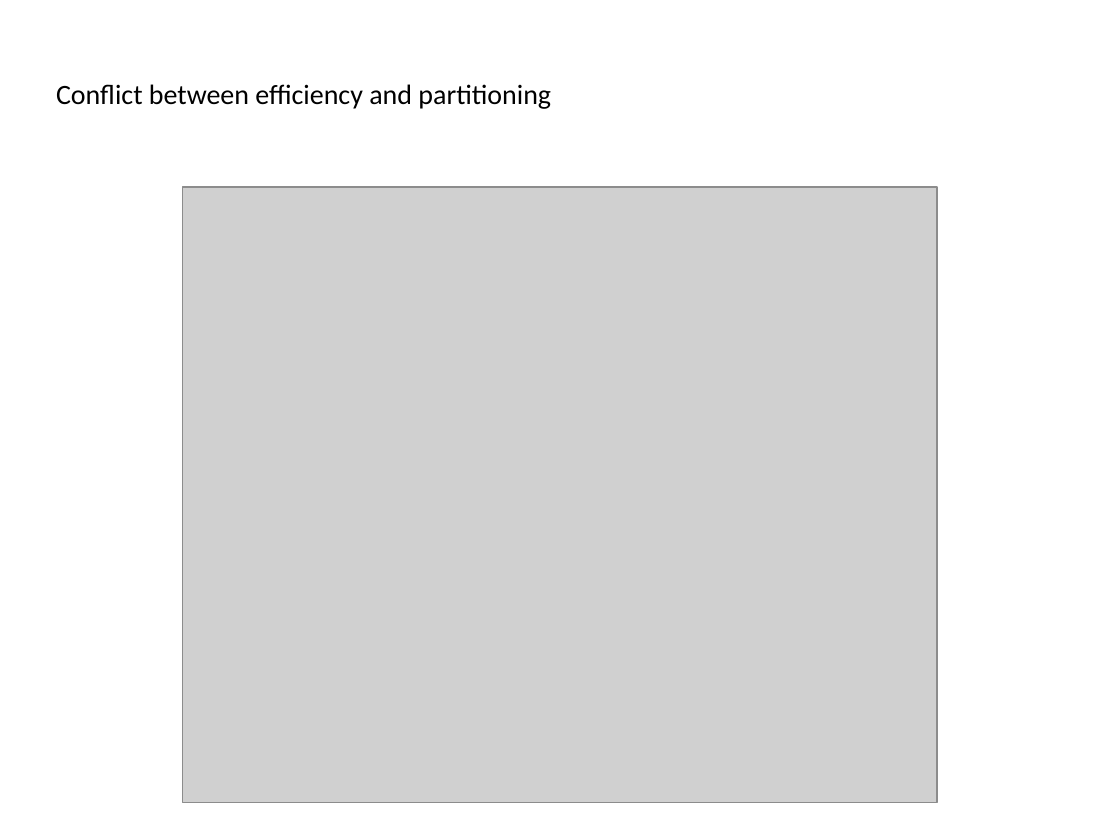
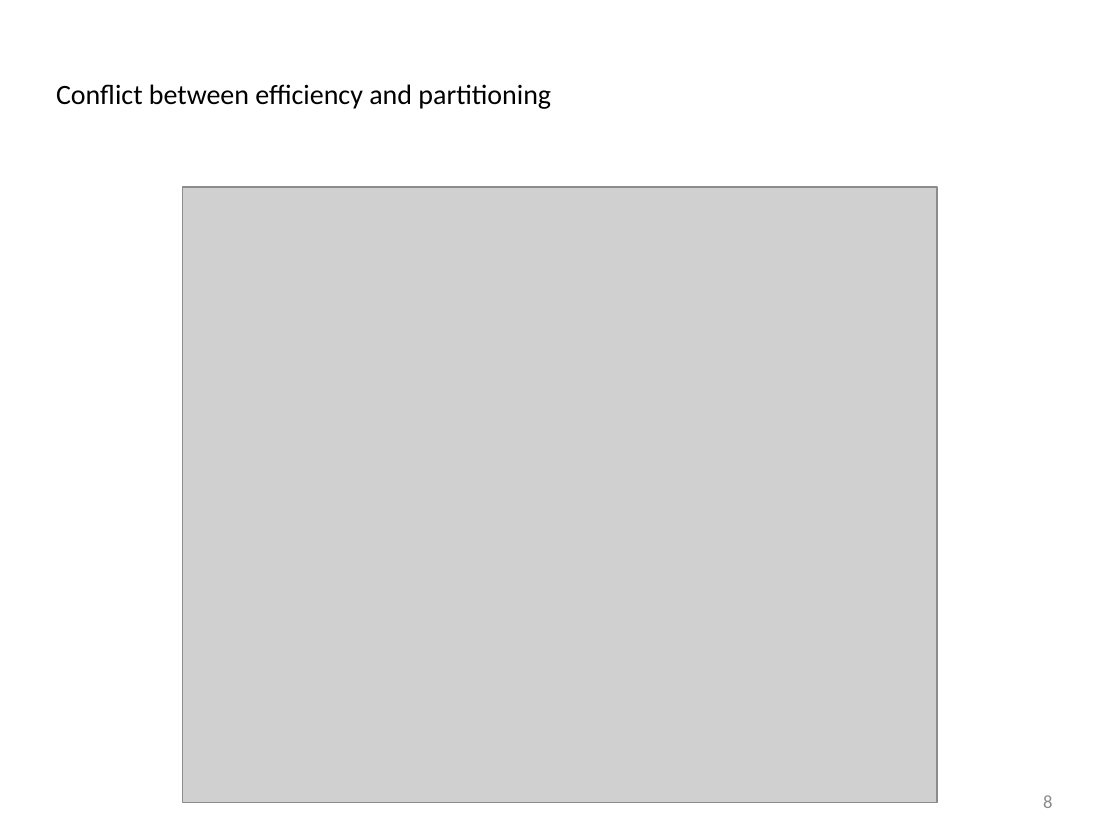
Before and after one commit to afcmrp/exjobb, a slide deck: slide 8 of Admin/presentation_20170317.odp (slide 7 before the commit). Drawn at 1120x840 pixels with LibreOffice and Linux fonts; fonts in the diff are those of the drawing; grey boxes stand for pictures; background and template pictures are left out. Boxes give left, top, right and bottom in pixels: in the first picture for what was removed or moved away, otherwise in the second. Text is boxed around its words. In the diff, an @@ line names an element or a change of style, - is before the commit and + after.

```diff
--- a/Admin/presentation_20170317.odp
+++ b/Admin/presentation_20170317.odp
@@ page number added at bbox=[1043, 795, 1052, 808], 12 pt, text #8B8B8B @@
+8
```
Also in this commit, not shown: 8 other slides changed, 4 slides added, 1 other file.
